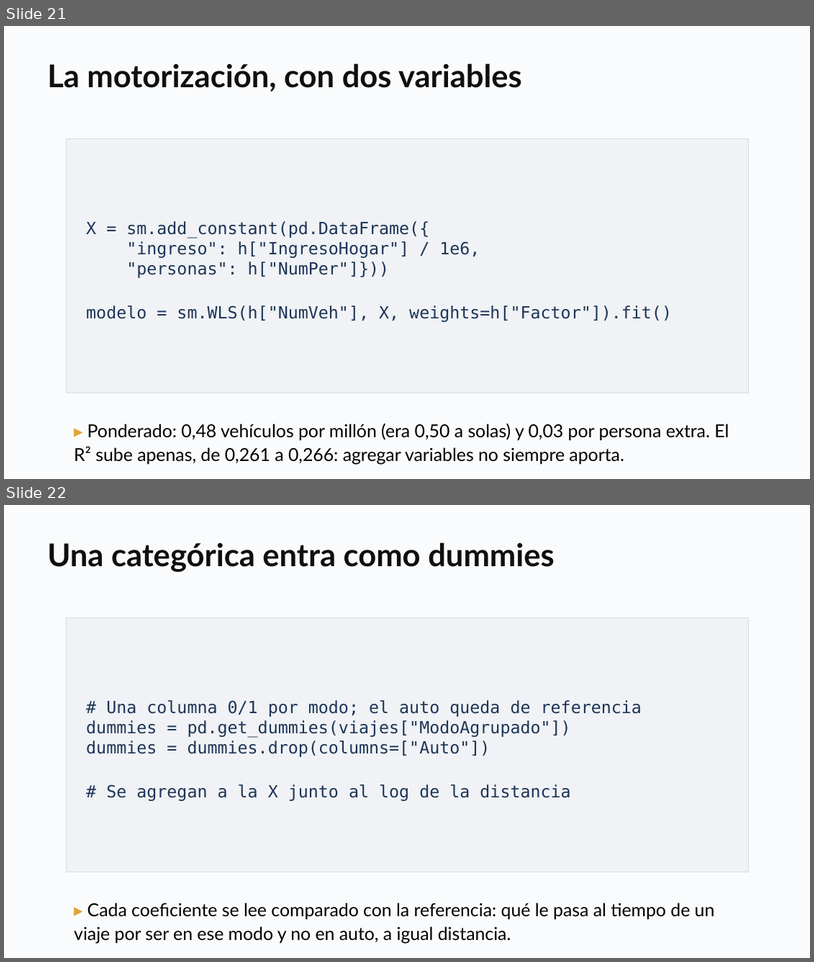
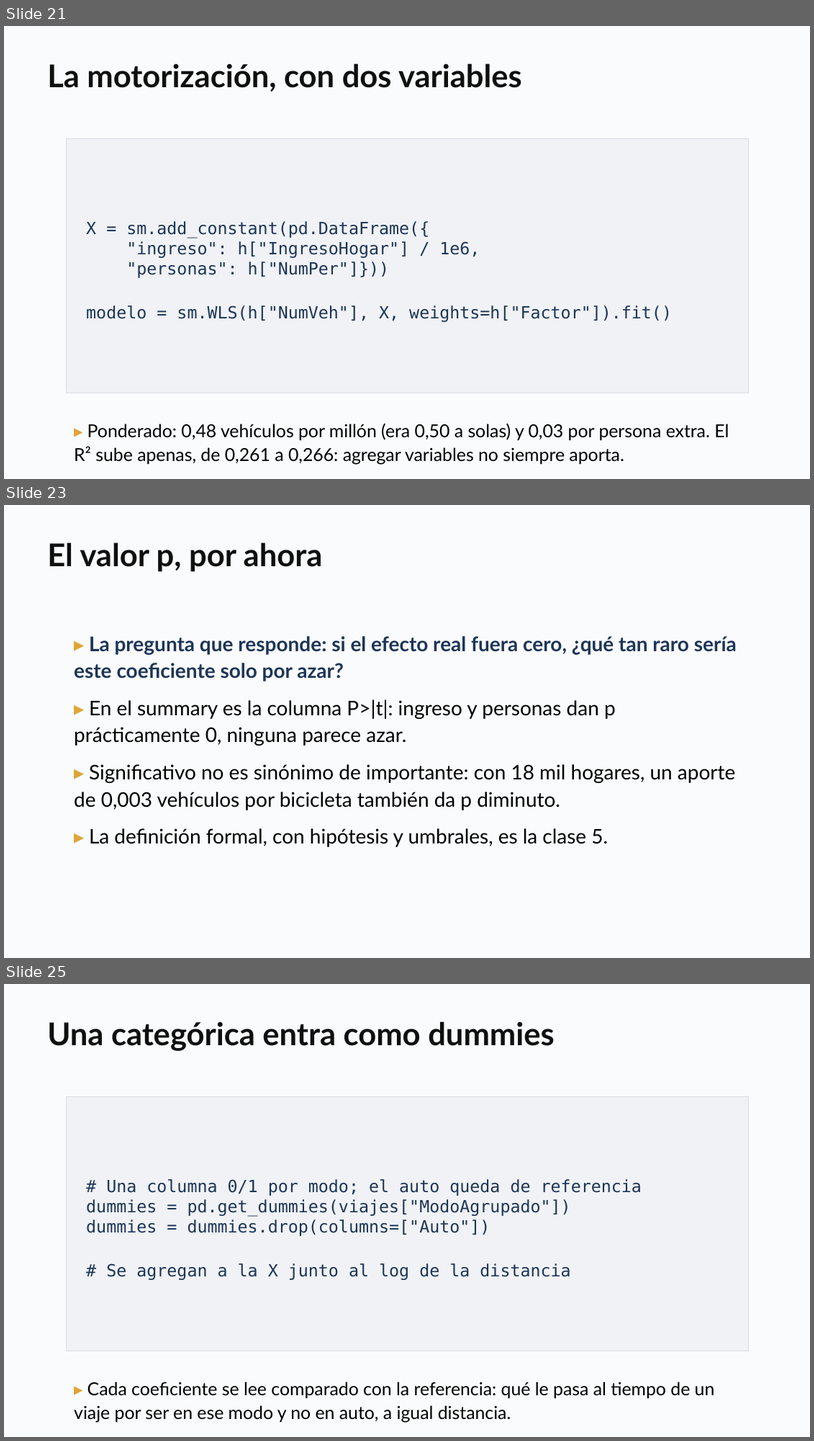
Before and after one commit to daniopitz/diplomado-cdd, a slide deck: presentaciones/clase04_regresion_multiple.pptx. Shown one above the other, each under a label of ours: slides 21 and 22 before the commit, slides 21, 23 and 25 after it; the slides between them are not shown. The pictures are 814x962 and 814x1441 pixels, drawn with LibreOffice and Linux fonts; fonts in the diff are those of the drawing. Boxes give left, top, right and bottom in pixels: in the first picture for what was removed or moved away, otherwise in the second. Text is boxed around its words. In the diff, an @@ line names an element or a change of style, - is before the commit and + after.

```diff
--- a/presentaciones/clase04_regresion_multiple.pptx
+++ b/presentaciones/clase04_regresion_multiple.pptx
@@ slide 23 added at (4, 505, 810, 958), background #FFFFFF @@
@@ rectangle added at (4, 505, 810, 958), fill #FAFBFC @@
@@ text added at (47, 542, 323, 572), 28 pt, text #0F0F0F, bold @@
+El valor p, por ahora
@@ text added at (74, 636, 737, 847), 18 pt, text #000000 @@
+▸ La pregunta que responde: si el efecto real fuera cero, ¿qué tan raro sería este coeficiente solo por azar?
+▸ En el summary es la columna P>|t|: ingreso y personas dan p prácticamente 0, ninguna parece azar.
+▸ Significativo no es sinónimo de importante: con 18 mil hogares, un aporte de 0,003 vehículos por bicicleta también da p diminuto.
+▸ La definición formal, con hipótesis y umbrales, es la clase 5.
@@ what was slide 22 is now slide 25 @@
```
Also in this commit, not shown: 1 slide changed, 2 other slides added, 3 other files.
